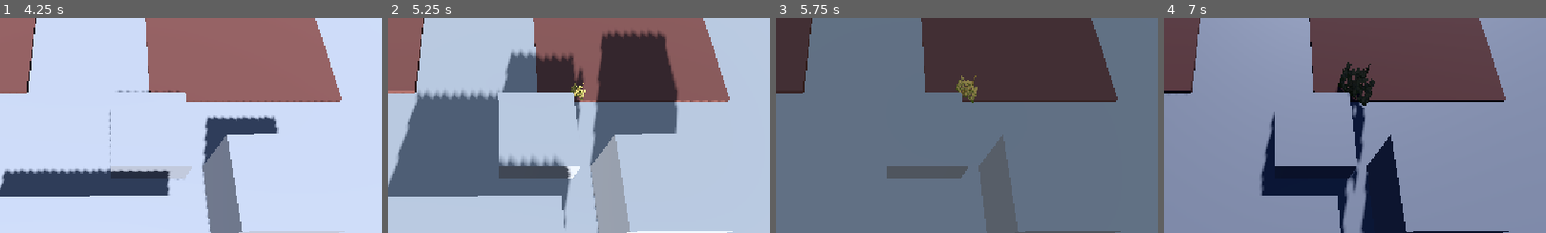
Above: before the commit, frames 1-4 (left to right).
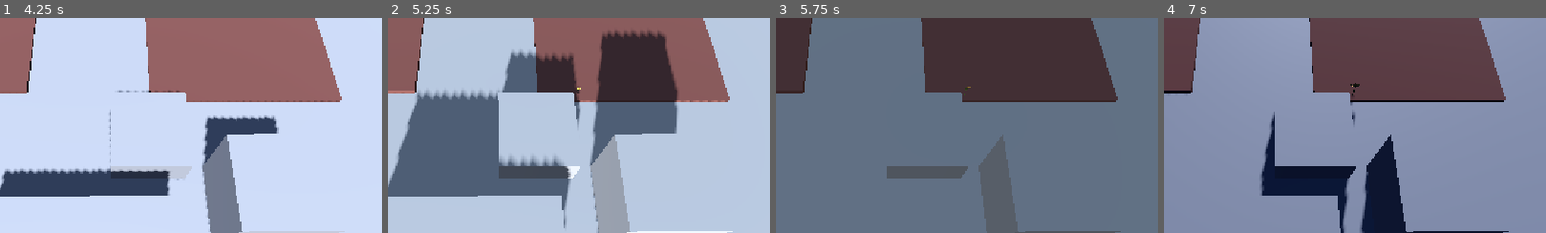
Above: after the commit, the same moments.

Repository: ToBinio/secrets-of-soil
Game: Godot game, scene res://scenes/main.tscn
Same seed, same stepped clock (60 frames per second), same inputs: the game is played once before the commit and once after it.
Inputs (mouse positions are % of the whole screen's width and height, from its top left):
- Up to frame 1 (4.25 s): click "Next Day" at 0.5 s; click "Next Day" at 1.25 s; click "Next Day" at 2 s; move the mouse to (72, 45) at 2.77 s; click (72, 45) at 2.92 s; move the mouse to (30, 55) at 3.52 s; click (30, 55) at 3.67 s
- Up to frame 2 (5.25 s): move the mouse to (60, 28) at 4.27 s; click (60, 28) at 4.42 s; tap Enter at 5 s; move the mouse to (45, 70) at 5.02 s; click (45, 70) at 5.17 s
- Up to frame 3 (5.75 s): no input
- Up to frame 4 (7 s): move the mouse to (80, 65) at 5.77 s; click (80, 65) at 5.92 s; tap Space at 6.5 s; move the mouse to (20, 35) at 6.52 s; click (20, 35) at 6.67 s
The pictures show only the part of the screen within x 35-85%, y 10-60%; the shares and areas given below are measured in that part.

Frame 1 is identical in both runs. In frame 2, 0.3% of the frame differs, in the area x 47-52%, y 23-39%; in frame 3, 0.4%; in frame 4, 1.8%, in the area x 45-56%, y 20-81%.

Commit message:
show click clear radius in editor

Diff:
--- a/scenes/plant/click_clear_component.tscn
+++ b/scenes/plant/click_clear_component.tscn
@@ -4,9 +4,11 @@
 
 [sub_resource type="CylinderShape3D" id="CylinderShape3D_rwuwh"]
 height = 0.1
+radius = 1.0
 
 [node name="ClickClearComponent" type="Area3D"]
 script = ExtResource("1_rwuwh")
+radius = 1.0
 
 [node name="CollisionShape3D" type="CollisionShape3D" parent="."]
 shape = SubResource("CylinderShape3D_rwuwh")
--- a/scenes/plants/sunflower.tscn
+++ b/scenes/plants/sunflower.tscn
@@ -27,6 +27,7 @@
 shape = SubResource("CapsuleShape3D_40ky6")
 
 [node name="ClickClearComponent" parent="." instance=ExtResource("4_1v48e")]
+radius = 1.5
 
 [node name="Visual" parent="." instance=ExtResource("1_40ky6")]
 transform = Transform3D(1, 0, 0, 0, 1, 0, 0, 0, 1, 0, 0, -0.0663506)
--- a/scenes/plants/wheat.tscn
+++ b/scenes/plants/wheat.tscn
@@ -1,10 +1,11 @@
-[gd_scene load_steps=7 format=3 uid="uid://kukoxvnrq6e5"]
+[gd_scene load_steps=8 format=3 uid="uid://kukoxvnrq6e5"]
 
 [ext_resource type="Script" uid="uid://kmp8a7og7efk" path="res://scripts/components/plant.gd" id="1_8jru4"]
 [ext_resource type="PackedScene" uid="uid://bbivfwup2rbo2" path="res://scenes/plant/growable.tscn" id="1_coew3"]
 [ext_resource type="PackedScene" uid="uid://boeiwk7qotto2" path="res://scenes/plant/plant_clicker.tscn" id="1_hodiq"]
 [ext_resource type="PackedScene" uid="uid://bwi3piy4f66no" path="res://assets/plants/wheat/wheat.gltf" id="1_yfabo"]
 [ext_resource type="Resource" uid="uid://dl5fl0mgy1sor" path="res://scripts/resources/plants/wheat.tres" id="2_ucxq8"]
+[ext_resource type="PackedScene" uid="uid://bd00p8h4tp4ej" path="res://scenes/plant/click_clear_component.tscn" id="5_yhkry"]
 
 [sub_resource type="CapsuleShape3D" id="CapsuleShape3D_ucxq8"]
 radius = 0.503301
@@ -25,4 +26,6 @@
 transform = Transform3D(1, 0, 0, 0, 1, 0, 0, 0, 1, 0, 0.631755, 0)
 shape = SubResource("CapsuleShape3D_ucxq8")
 
+[node name="ClickClearComponent" parent="." instance=ExtResource("5_yhkry")]
+
 [node name="Visual" parent="." instance=ExtResource("1_yfabo")]
--- a/scenes/world.tscn
+++ b/scenes/world.tscn
@@ -1,6 +1,7 @@
-[gd_scene load_steps=3 format=3 uid="uid://22wsbw7e8njp"]
+[gd_scene load_steps=4 format=3 uid="uid://22wsbw7e8njp"]
 
 [ext_resource type="PackedScene" uid="uid://dpg1chidhkvy3" path="res://scenes/field.tscn" id="1_nnsk1"]
+[ext_resource type="PackedScene" uid="uid://bfvklom7mvg26" path="res://scenes/plants/sunflower.tscn" id="2_4wyf3"]
 [ext_resource type="PackedScene" uid="uid://kukoxvnrq6e5" path="res://scenes/plants/wheat.tscn" id="2_rwgxs"]
 
 [node name="World" type="Node3D"]
@@ -23,7 +24,7 @@
 
 [node name="WettField" parent="." instance=ExtResource("1_nnsk1")]
 transform = Transform3D(1, 0, 0, 0, 1, 0, 0, 0, 1, 3.62593, 0, 0.209657)
-scene = ExtResource("2_rwgxs")
+scene = ExtResource("2_4wyf3")
 water_level = 1.0
 
 [node name="DryField" parent="." instance=ExtResource("1_nnsk1")]
--- a/scripts/components/click_clear_component.gd
+++ b/scripts/components/click_clear_component.gd
@@ -1,13 +1,15 @@
+@tool
 extends Area3D
 class_name ClickClearComponent
 
-@export var radius: float
+@export var radius: float :
+	set(value):
+		radius = value
+
+		if shape:
+			shape.shape.radius = radius
+
 @onready var shape: CollisionShape3D = $CollisionShape3D
 
 func _ready():
 	shape.shape.radius = radius
-	pass
-
-func _on_input_event(_camera: Node, event: InputEvent, _event_position: Vector3, _normal: Vector3, _shape_idx: int) -> void:
-	if event is InputEventMouseButton && event.is_pressed() && event.button_index == MOUSE_BUTTON_LEFT:
-		pass
